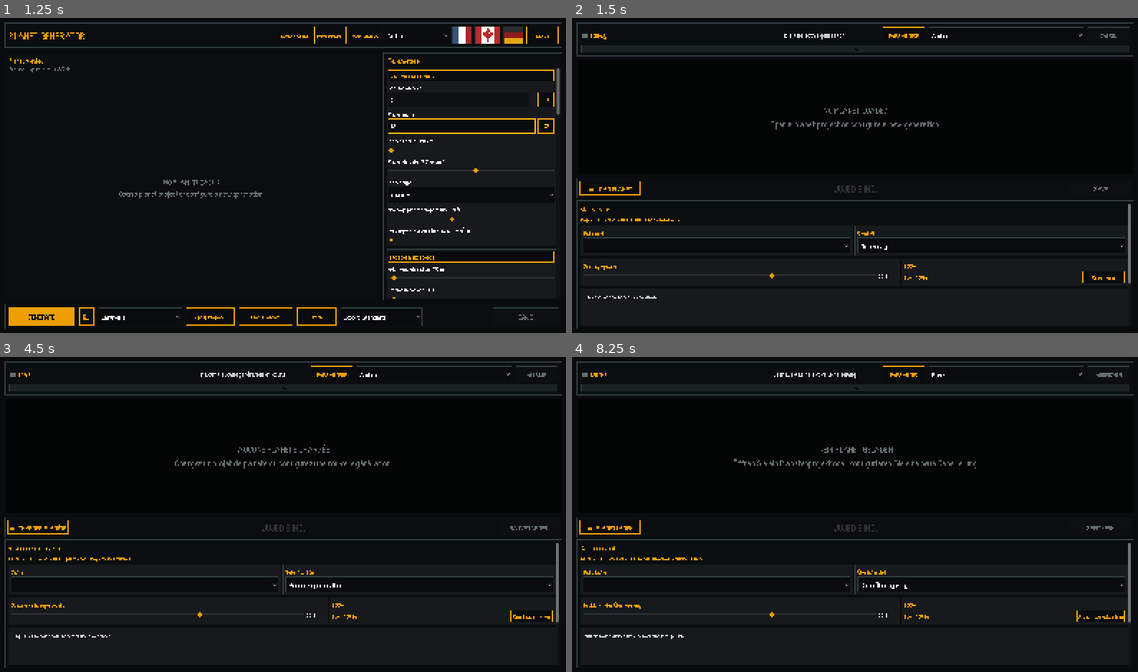
Above: before the commit, frames 1-4 (two rows, left to right).
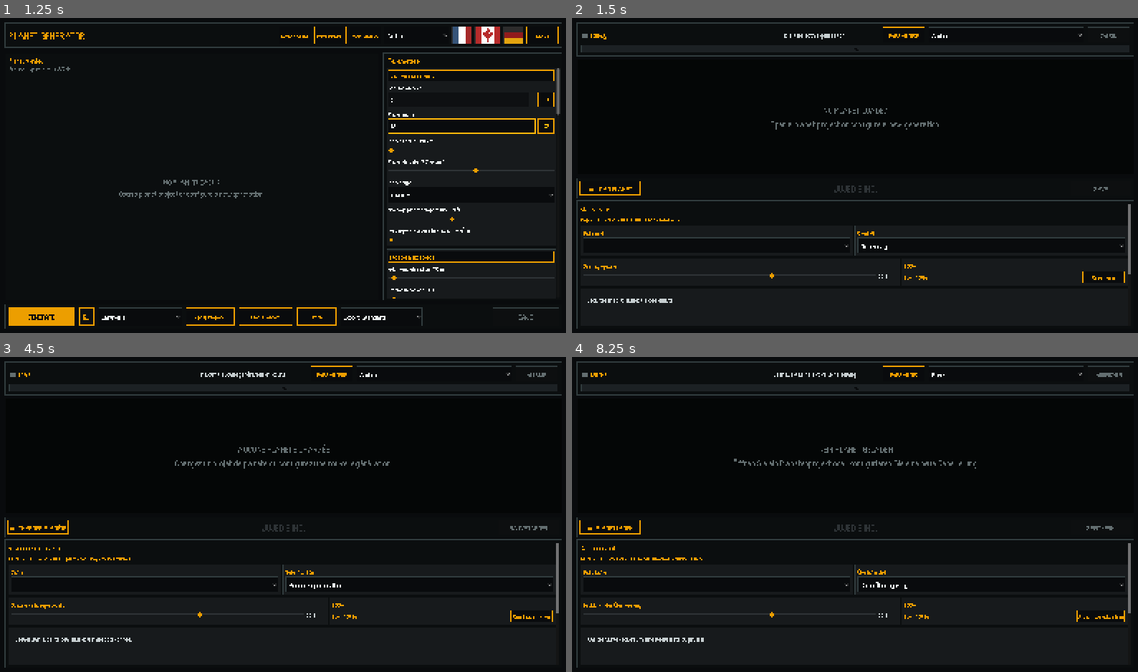
Above: after the commit, the same moments.

Repository: Jujedie/PlanetGenerator
Game: Godot game, scene res://data/scn/master.tscn
Two runs of this game, one before a commit and one after it. Both use one fixed random seed, a clock stepped at 60 frames per second and the inputs below.
Inputs (mouse positions are in pixels of both pictures, inside the frame that each line leads up to):
- Up to frame 1 (1.25 s): click (464, 125) at 0.52 s; type "12" at 0.6 s
- Up to frame 2 (1.5 s): click "MAP VIEWER" at 1.25 s
- Up to frame 3 (4.5 s): click "PARAMETERS" at 2 s; click "Amber" at 2.75 s; click (464, 375) at 3.52 s; click "VISIONNEUSE DE CARTE" at 4.25 s
- Up to frame 4 (8.25 s): click "PARAMÈTRES" at 5 s; click "Ambre" at 5.75 s; click (1058, 375) at 6.52 s; click (1087, 375) at 7.27 s; click "KARTENANSICHT" at 8 s

Frame 1 is identical in both runs. In frame 2, 0.2% of the frame differs, in the area x 2-99%, y 81-91%; in frame 3, 0.2%; in frame 4, 0.3%.

Commit message:
feat: Améliorer l'interface de l'inspecteur avec des tailles de police ajustées et un layout en tableau

Diff:
--- a/src/scenes/master.gd
+++ b/src/scenes/master.gd
@@ -570,15 +570,27 @@
 
 func _viewer_info_section(title_text: String, section_color: Color,
 		rows: Array[String]) -> String:
-	var header: String = "[font_size=18][color=#%s][b]◆ %s[/b][/color][/font_size]" % [
+	# RichTextLabel tables let the inspector consume the whole panel width. Each
+	# logical information item contributes two cells (label + value), and four
+	# table columns place two items side-by-side on desktop layouts. Cell expansion
+	# ratios keep both halves balanced while long values can still wrap.
+	var header: String = "[font_size=23][color=#%s][b]◆ %s[/b][/color][/font_size]" % [
 		_viewer_bbcode_color(section_color), _viewer_bbcode_escape(title_text).to_upper()
 	]
-	var separator: String = "[color=#%s]────────────────────────────────────────[/color]" % [
-		_viewer_bbcode_color(UITheme.color(&"border"))
-	]
-	var result: Array[String] = [header, separator]
-	result.append_array(rows)
-	return "\n".join(result)
+	var use_wide_layout: bool = (
+		_viewer_inspector_label != null and _viewer_inspector_label.size.x >= 900.0
+	)
+	var table_cells: Array[String] = []
+	table_cells.append_array(rows)
+	if use_wide_layout and rows.size() % 2 != 0:
+		# Complete the last four-column row so the table keeps stable proportions.
+		table_cells.append(
+			"[cell expand=1 padding=8,5,14,5][/cell]"
+			+ "[cell expand=2 padding=0,5,18,5][/cell]"
+		)
+	var column_count: int = 4 if use_wide_layout else 2
+	var table: String = "[table=%d]%s[/table]" % [column_count, "".join(table_cells)]
+	return "%s\n[hr]\n%s" % [header, table]
 
 
 func _viewer_info_row(label_text: String, value_text: String,
@@ -587,7 +599,13 @@
 	if resolved_color.a <= 0.0:
 		resolved_color = UITheme.color(&"text_bright")
 	var rendered_value: String = value_text if value_is_bbcode else _viewer_bbcode_escape(value_text)
-	return "[indent][color=#%s]%s[/color]  [color=#%s][b]%s[/b][/color][/indent]" % [
+	# Return two table cells rather than a preformatted line. `expand` ratios make
+	# every section use the available horizontal space instead of hugging the left
+	# edge, while values receive twice the width of their labels.
+	return (
+		"[cell expand=1 padding=8,5,14,5][color=#%s]%s[/color][/cell]"
+		+ "[cell expand=2 padding=0,5,18,5][color=#%s][b]%s[/b][/color][/cell]"
+	) % [
 		_viewer_bbcode_color(UITheme.color(&"secondary_text")),
 		_viewer_bbcode_escape(label_text),
 		_viewer_bbcode_color(resolved_color),
--- a/src/scenes/reference_viewer_workspace.gd
+++ b/src/scenes/reference_viewer_workspace.gd
@@ -394,22 +394,29 @@
 	# Give the data inspector a slightly stronger frame than the surrounding
 	# controls. The content itself remains theme-aware through BBCode colors.
 	inspector_panel.add_theme_stylebox_override(
-		"panel", _panel_style(UI_PANEL_ALT.darkened(0.12), UI_BORDER.lightened(0.12), 1, 12.0)
+		"panel", _panel_style(UI_PANEL_ALT.darkened(0.12), UI_BORDER.lightened(0.12), 1, 18.0)
 	)
 	viewer_box.add_child(inspector_panel)
 	inspector_label = RichTextLabel.new()
 	inspector_label.name = "InspectorLabel"
 	# RichTextLabel gives the inspector semantic colors, bold values and selectable
 	# text. Keep the parent ScrollContainer authoritative to avoid nested scrolling.
-	inspector_label.custom_minimum_size.y = 240
+	inspector_label.custom_minimum_size.y = 300
 	inspector_label.size_flags_horizontal = Control.SIZE_EXPAND_FILL
+	inspector_label.size_flags_vertical = Control.SIZE_EXPAND_FILL
 	inspector_label.bbcode_enabled = true
 	inspector_label.add_theme_color_override("default_color", UI_TEXT)
 	inspector_label.add_theme_color_override("font_selected_color", UI_TEXT_BRIGHT)
 	inspector_label.add_theme_color_override("selection_color", UITheme.color(&"selection"))
-	inspector_label.add_theme_font_size_override("normal_font_size", 17)
-	inspector_label.add_theme_font_size_override("bold_font_size", 17)
-	inspector_label.add_theme_constant_override("line_separation", 2)
+	# The viewer is often used at desktop-scale resolutions; 17 px was too small
+	# with the project's condensed UI font. Keep technical information readable
+	# without forcing the user to zoom the whole application.
+	inspector_label.add_theme_font_size_override("normal_font_size", 20)
+	inspector_label.add_theme_font_size_override("bold_font_size", 20)
+	inspector_label.add_theme_font_size_override("mono_font_size", 19)
+	inspector_label.add_theme_constant_override("line_separation", 5)
+	inspector_label.add_theme_constant_override("table_h_separation", 18)
+	inspector_label.add_theme_constant_override("table_v_separation", 8)
 	inspector_label.autowrap_mode = TextServer.AUTOWRAP_WORD_SMART
 	inspector_label.vertical_alignment = VERTICAL_ALIGNMENT_TOP
 	inspector_label.fit_content = true
@@ -420,7 +427,7 @@
 	help_label = Label.new()
 	help_label.add_theme_color_override("font_color", UI_MUTED)
 	help_label.add_theme_color_override("font_color", Color(0.58, 0.62, 0.63, 1.0))
-	help_label.add_theme_font_size_override("font_size", 16)
+	help_label.add_theme_font_size_override("font_size", 17)
 	viewer_box.add_child(help_label)
 
 
--- a/tests/reference_viewer_ui_smoke.gd
+++ b/tests/reference_viewer_ui_smoke.gd
@@ -46,7 +46,9 @@
 	assert(shortcut_label != null and shortcut_label.text.contains("A/Q/D"))
 	var inspector := viewer_root.find_child("InspectorLabel", true, false) as RichTextLabel
 	assert(inspector != null)
-	assert(inspector.custom_minimum_size.y >= 240.0)
+	assert(inspector.custom_minimum_size.y >= 300.0)
+	assert(inspector.get_theme_font_size("normal_font_size") >= 20)
+	assert(inspector.size_flags_horizontal == Control.SIZE_EXPAND_FILL)
 	assert(inspector.bbcode_enabled)
 	assert(inspector.selection_enabled)
 	assert(inspector.fit_content)
Not shown, added: planet_generator_partition_stats_crash_fix.patch
